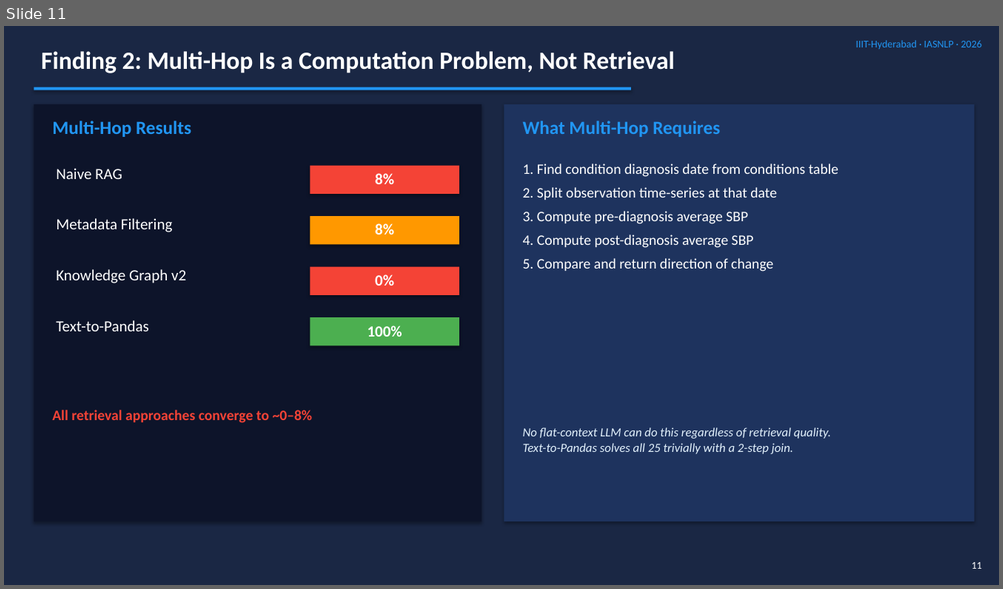
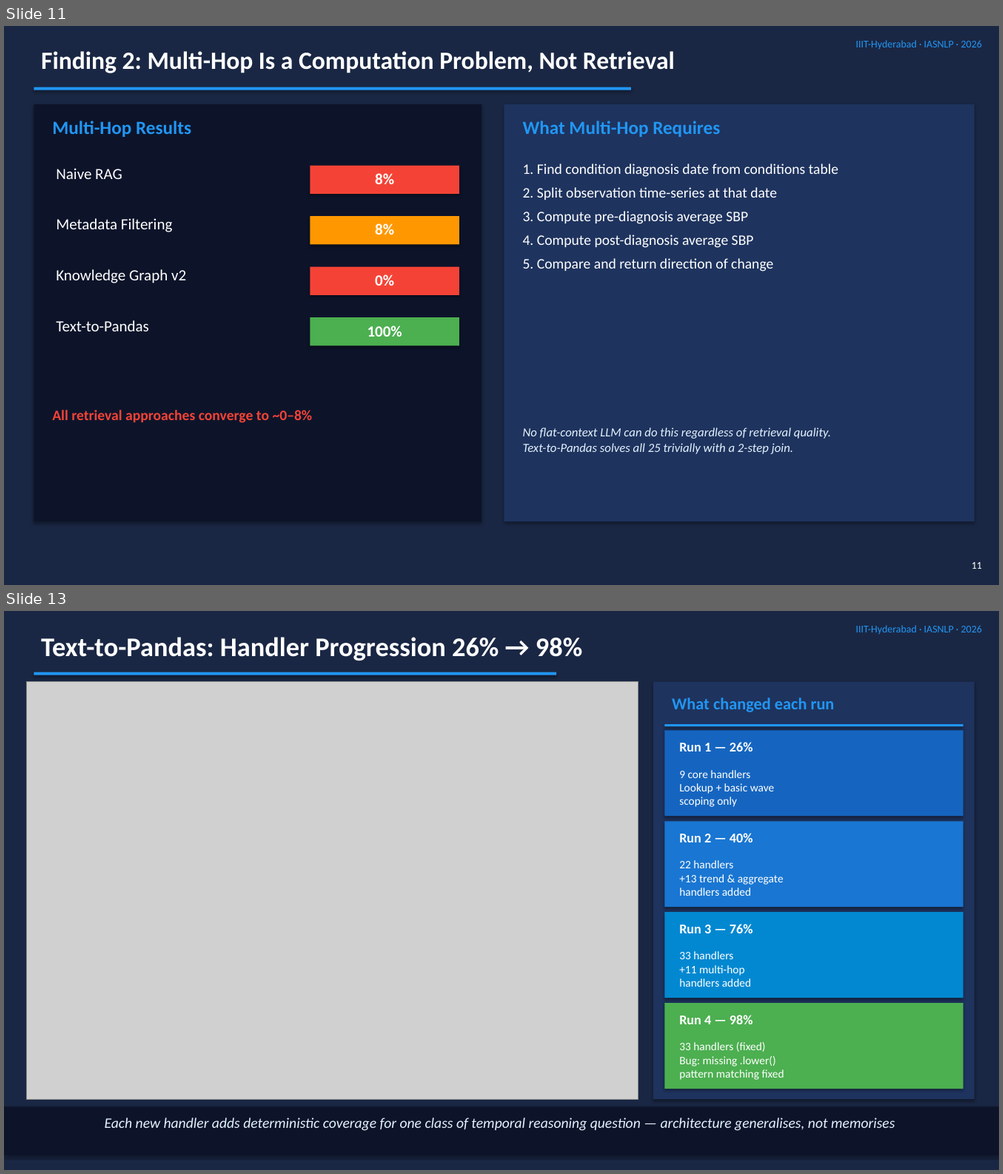
Before and after one commit to parkhi-12-code/iasnlp-rag-project-v2, a slide deck: benchmark/IASNLP_Presentation.pptx. Shown one above the other, each under a label of ours: slide 11 before the commit, slides 11 and 13 after it; the slides between them are not shown. The pictures are 1003x589 and 1003x1174 pixels, drawn with LibreOffice and Linux fonts; fonts in the diff are those of the drawing; grey boxes stand for pictures. Boxes give left, top, right and bottom in pixels: in the first picture for what was removed or moved away, otherwise in the second. Text is boxed around its words. In the diff, an @@ line names an element or a change of style, - is before the commit and + after.

Commit message:
Update PPTX: v2 benchmark results on slides 8+12, add handler progression slide 13

```diff
--- a/benchmark/IASNLP_Presentation.pptx
+++ b/benchmark/IASNLP_Presentation.pptx
@@ slide 13 added at (4,611,999,1170), background #1A2744 @@
@@ text added at (856,625,982,634), 10 pt, text #2196F3 @@
+IIIT-Hyderabad · IASNLP · 2026
@@ text added at (41,637,582,661), 26 pt, text #FFFFFF, bold @@
+Text-to-Pandas: Handler Progression 26% → 98%
@@ rectangle added at (34,672,556,675), fill #2196F3 @@
@@ picture added at (26,682,638,1099) @@
@@ rectangle added at (653,682,974,1099), fill #1E335E @@
@@ text added at (671,698,834,712), 16 pt, text #2196F3, bold @@
+What changed each run
@@ rectangle added at (664,724,963,726), fill #2196F3 @@
@@ rectangle added at (664,730,963,816), fill #1565C0 @@
@@ text added at (679,742,753,752), 13 pt, text #FFFFFF, bold @@
+Run 1 — 26%
@@ text added at (679,770,774,807), 11 pt, text #FFFFFF @@
+9 core handlers
+Lookup + basic wave
+scoping only
@@ rectangle added at (664,821,963,907), fill #1976D2 @@
@@ text added at (679,833,753,843), 13 pt, text #FFFFFF, bold @@
+Run 2 — 40%
@@ text added at (679,860,783,896), 11 pt, text #FFFFFF @@
+22 handlers
++13 trend & aggregate
+handlers added
@@ rectangle added at (664,912,963,998), fill #0288D1 @@
@@ text added at (679,924,753,934), 13 pt, text #FFFFFF, bold @@
+Run 3 — 76%
@@ text added at (679,951,751,987), 11 pt, text #FFFFFF @@
+33 handlers
++11 multi-hop
+handlers added
@@ rectangle added at (664,1003,963,1089), fill #4CAF50 @@
@@ text added at (679,1015,753,1025), 13 pt, text #FFFFFF, bold @@
+Run 4 — 98%
@@ text added at (679,1042,784,1080), 11 pt, text #FFFFFF @@
+33 handlers (fixed)
+Bug: missing .lower()
+pattern matching fixed
@@ rectangle added at (4,1107,999,1156), fill #0D142A @@
@@ text added at (105,1118,894,1131), 14 pt, text #E3F2FD, italic @@
+Each new handler adds deterministic coverage for one class of temporal reasoning question — architecture generalises, not memorises
```
Also in this commit, not shown: 6 slides changed, 1 other file.
